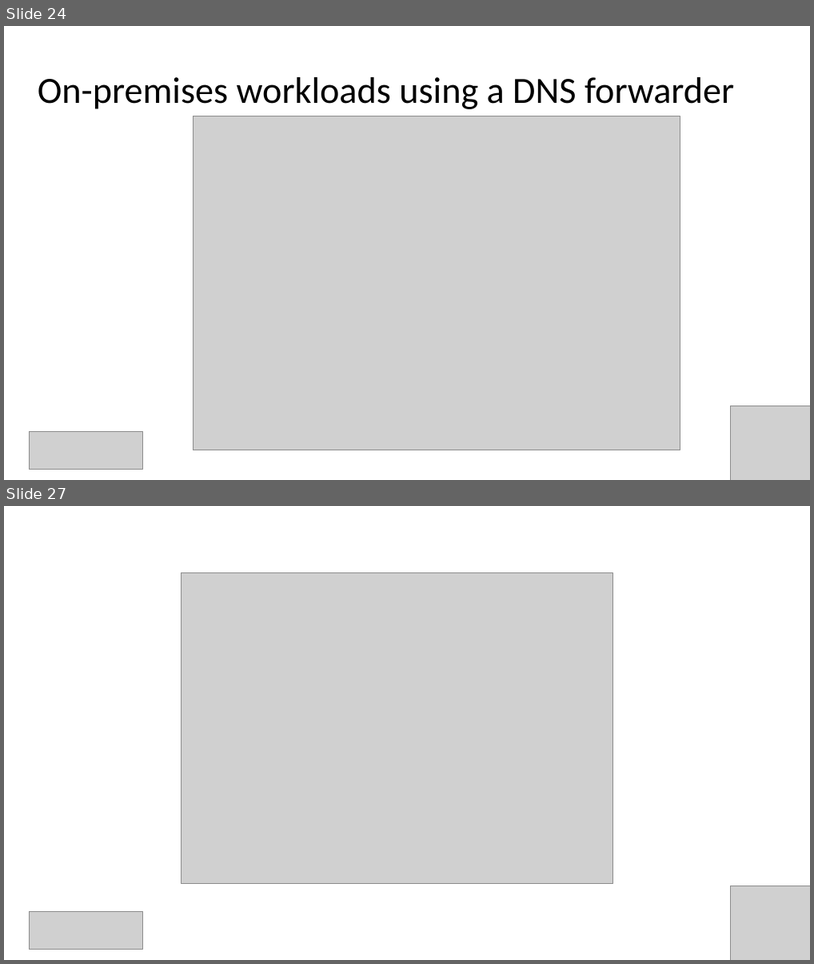
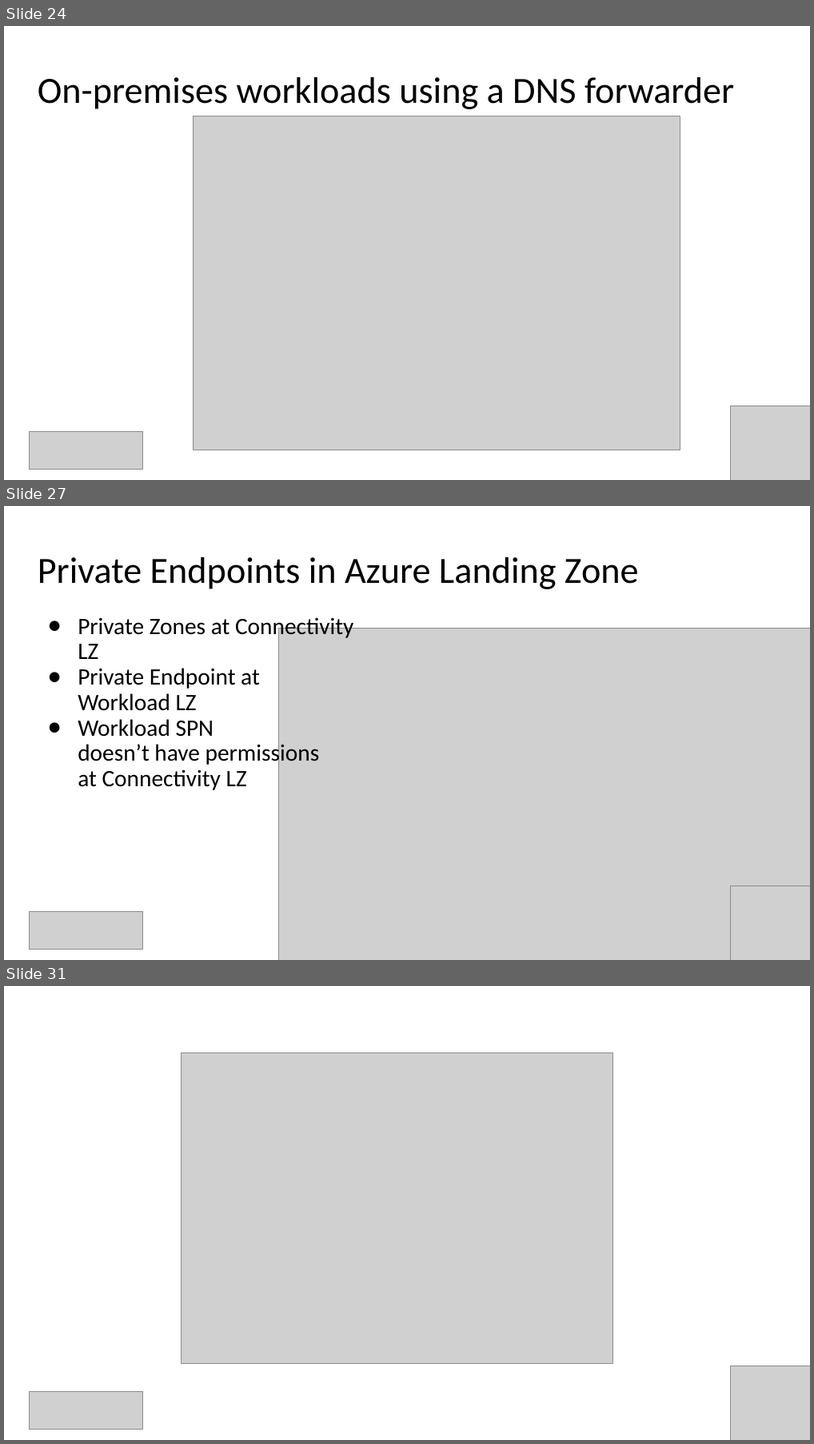
Before and after one commit to Infrastructure-AsCode/azure-private-links-labs, a slide deck: slides/private-links.pptx. Shown one above the other, each under a label of ours: slides 24 and 27 before the commit, slides 24, 27 and 31 after it; the slides between them are not shown. The pictures are 814x964 and 814x1444 pixels, drawn with LibreOffice and Linux fonts; fonts in the diff are those of the drawing; grey boxes stand for pictures. Boxes give left, top, right and bottom in pixels: in the first picture for what was removed or moved away, otherwise in the second. Text is boxed around its words. In the diff, an @@ line names an element or a change of style, - is before the commit and + after.

```diff
--- a/slides/private-links.pptx
+++ b/slides/private-links.pptx
@@ slide 27 added at [4,506,810,960], background #FFFFFF @@
@@ title added at [38,557,639,589], 44 pt, text #000000 @@
+Private Endpoints in Azure Landing Zone
@@ text added at [78,617,354,790], 28 pt, text #000000 @@
+● Private Zones at Connectivity LZ
+● Private Endpoint at
+  Workload LZ
+● Workload SPN
+  doesn’t have permissions
+  at Connectivity LZ
@@ picture added at [279,628,810,960] @@
@@ picture added at [731,885,810,960] @@
@@ picture added at [29,911,142,949] @@
@@ what was slide 27 is now slide 31 @@
```
Also in this commit, not shown: 4 slides changed, 3 other slides added, 1 other file.
